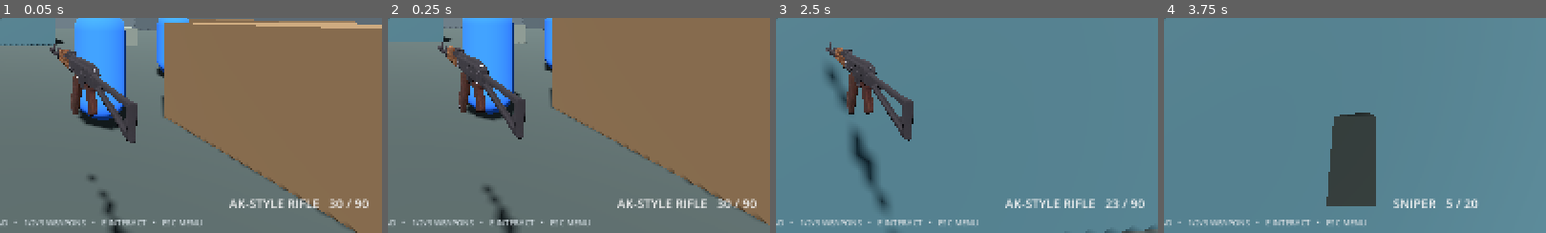
Above: before the commit, frames 1-4 (left to right).
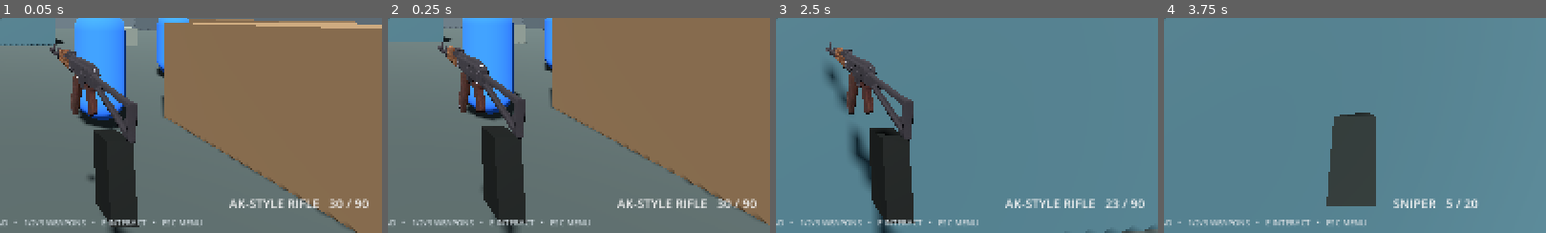
Above: after the commit, the same moments.

Repository: a89526425040-creator/ks2
Game: Godot game, scene res://Main.tscn
The game is run twice, just before and just after one commit, with the same random seed, the same clock (stepped at 60 frames per second) and the same inputs.
Inputs (mouse positions are % of the whole screen's width and height, from its top left):
- Up to frame 1 (0.05 s): no input
- Up to frame 2 (0.25 s): no input
- Up to frame 3 (2.5 s): tap Enter at 0.5 s; move the mouse to (55, 50) at 0.52 s; press the mouse at (55, 50) at 0.53 s; hold W (move_forward) from 0.53 s (still down); tap Space (jump) at 0.77, 1.52 s; move the mouse to (45, 50) at 1.27 s; release the mouse at (45, 50) at 1.28 s; tap E (interact) at 1.35 s; move the mouse to (52, 48) at 2.02 s; hold 1 (weapon_1) from 2.03 s (still down)
- Up to frame 4 (3.75 s): keep holding W (move_forward); move the mouse to (49, 52) at 2.77 s; release 1 (weapon_1) at 2.78 s; tap 2 (weapon_2) at 2.85 s; tap Space (jump) at 3.02 s; move the mouse to (57, 51) at 3.52 s; hold 3 (weapon_3) from 3.53 s (still down)
The pictures show only the part of the screen within x 50-100%, y 50-100%; the shares and areas given below are measured in that part.

The runs differ from the first frame. In frame 1, 4.3% of the frame differs, in the area x 24-37%, y 44-98%; in frame 2, 4.2%; in frame 3, 4.6%, in the area x 24-37%, y 43-100%; in frame 4, nothing differs.

Commit message:
Animate dropped magazine and fresh magazine reload

Diff:
--- a/main.gd
+++ b/main.gd
@@ -42,6 +42,10 @@
 var imported_bolt: Node3D
 var imported_magazine_home := Vector3.ZERO
 var imported_bolt_home := Vector3.ZERO
+var reload_magazine: MeshInstance3D
+var reload_magazine_home := Vector3(0.0, -0.18, -0.16)
+var dropped_magazines: Array[Node3D] = []
+var reload_magazine_spawned := false
 var fallback_weapon_parts: Array[MeshInstance3D] = []
 var reload_elapsed := 0.0
 var reload_duration := 1.8
@@ -220,6 +224,7 @@
 	weapon_root.add_child(muzzle_flash)
 	fallback_weapon_parts = [body, barrel, grip, weapon_magazine, weapon_bolt, muzzle_flash]
 	_load_ak_weapon()
+	_create_reload_magazine()
 
 func _load_ak_weapon() -> void:
 	# The procedural weapon remains visible unless the imported FBX is verified.
@@ -269,6 +274,51 @@
 			part.visible = false
 	print("KS2: imported AKS-74 FBX with %d mesh bounds; scale %.4f" % [1, scale_factor])
 
+
+func _create_reload_magazine() -> void:
+	reload_magazine = MeshInstance3D.new()
+	reload_magazine.name = "AnimatedReloadMagazine"
+	var mag_mesh := BoxMesh.new()
+	mag_mesh.size = Vector3(0.075, 0.22, 0.105)
+	reload_magazine.mesh = mag_mesh
+	var mag_mat := StandardMaterial3D.new()
+	mag_mat.albedo_color = Color(0.075, 0.085, 0.078)
+	mag_mat.roughness = 0.72
+	reload_magazine.material_override = mag_mat
+	reload_magazine.position = reload_magazine_home
+	reload_magazine.rotation_degrees = Vector3(-8, 0, 0)
+	weapon_view.add_child(reload_magazine)
+	reload_magazine.visible = is_instance_valid(imported_weapon)
+
+func _spawn_dropped_magazine() -> void:
+	if not is_instance_valid(reload_magazine) or not is_instance_valid(camera):
+		return
+	var dropped := MeshInstance3D.new()
+	dropped.name = "DroppedMagazine"
+	dropped.mesh = reload_magazine.mesh
+	dropped.material_override = reload_magazine.material_override
+	camera.add_child(dropped)
+	dropped.transform = weapon_view.transform * reload_magazine.transform
+	dropped.position += Vector3(0.0, 0.0, -0.02)
+	dropped.set_meta("fall_velocity", Vector3(0.12, -0.15, -0.05))
+	dropped_magazines.append(dropped)
+
+func _update_dropped_magazines(delta: float) -> void:
+	for i in range(dropped_magazines.size() - 1, -1, -1):
+		var mag := dropped_magazines[i]
+		if not is_instance_valid(mag):
+			dropped_magazines.remove_at(i)
+			continue
+		var velocity: Vector3 = mag.get_meta("fall_velocity", Vector3.ZERO)
+		velocity.y -= 2.8 * delta
+		mag.set_meta("fall_velocity", velocity)
+		mag.position += velocity * delta
+		mag.rotation.x += 1.8 * delta
+		mag.rotation.z += 2.2 * delta
+		if mag.position.y < -1.35:
+			mag.queue_free()
+			dropped_magazines.remove_at(i)
+
 func _find_weapon_part(node: Node, name_hints: Array[String]) -> Node3D:
 	for child in node.get_children():
 		var child_name := child.name.to_lower()
@@ -364,6 +414,7 @@
 		return
 	_update_player(delta)
 	_update_weapon(delta)
+	_update_dropped_magazines(delta)
 	_update_objective(delta)
 	_update_hud()
 	if message_clock > 0:
@@ -410,9 +461,19 @@
 			weapon_view.position.x += 0.12 * dip
 			weapon_view.rotation.z = -0.58 * dip
 			weapon_view.rotation.x = 0.24 * dip
-			var mag_drop := clampf((progress - 0.20) / 0.12, 0.0, 1.0)
-			var mag_insert := clampf((progress - 0.55) / 0.13, 0.0, 1.0)
+			var mag_drop := clampf((progress - 0.18) / 0.18, 0.0, 1.0)
+			var mag_insert := clampf((progress - 0.43) / 0.18, 0.0, 1.0)
 			var magazine_out := mag_drop * (1.0 - mag_insert)
+			if progress >= 0.36 and not reload_magazine_spawned:
+				_spawn_dropped_magazine()
+				reload_magazine_spawned = true
+			if is_instance_valid(reload_magazine):
+				reload_magazine.visible = progress < 0.36 or progress >= 0.43
+				if progress < 0.36:
+					reload_magazine.position = reload_magazine_home + Vector3(0.0, -0.34 * clampf((progress - 0.18) / 0.18, 0.0, 1.0), 0.015)
+				elif progress >= 0.43:
+					var fresh_t := clampf((progress - 0.43) / 0.18, 0.0, 1.0)
+					reload_magazine.position = reload_magazine_home + Vector3(0.0, -0.42 * (1.0 - fresh_t), 0.015 * (1.0 - fresh_t))
 			if is_instance_valid(weapon_magazine):
 				weapon_magazine.position.y = -0.18 - 0.28 * magazine_out
 			if is_instance_valid(imported_magazine):
@@ -425,6 +486,9 @@
 		else:
 			if is_instance_valid(weapon_magazine):
 				weapon_magazine.position = Vector3(0, -0.18, -0.12)
+			if is_instance_valid(reload_magazine):
+				reload_magazine.position = reload_magazine_home
+				reload_magazine.visible = is_instance_valid(imported_weapon)
 			if is_instance_valid(weapon_bolt):
 				weapon_bolt.position.z = -0.23
 			if is_instance_valid(imported_magazine):
@@ -532,12 +596,18 @@
 	reload_duration = [1.8,1.3,2.5][weapon]
 	reload_clock = reload_duration
 	reload_elapsed = 0.0
+	reload_magazine_spawned = false
+	if is_instance_valid(reload_magazine):
+		reload_magazine.position = reload_magazine_home
+		reload_magazine.visible = is_instance_valid(imported_weapon)
 	_show_message("RELOADING...", reload_duration)
 
 func _select_weapon(index: int) -> void:
 	weapon = clampi(index,0,2)
 	if is_instance_valid(imported_weapon):
 		imported_weapon.visible = weapon == 0
+	if is_instance_valid(reload_magazine):
+		reload_magazine.visible = weapon == 0 and reload_clock <= 0.0
 		for part in fallback_weapon_parts:
 			if is_instance_valid(part):
 				part.visible = weapon != 0
